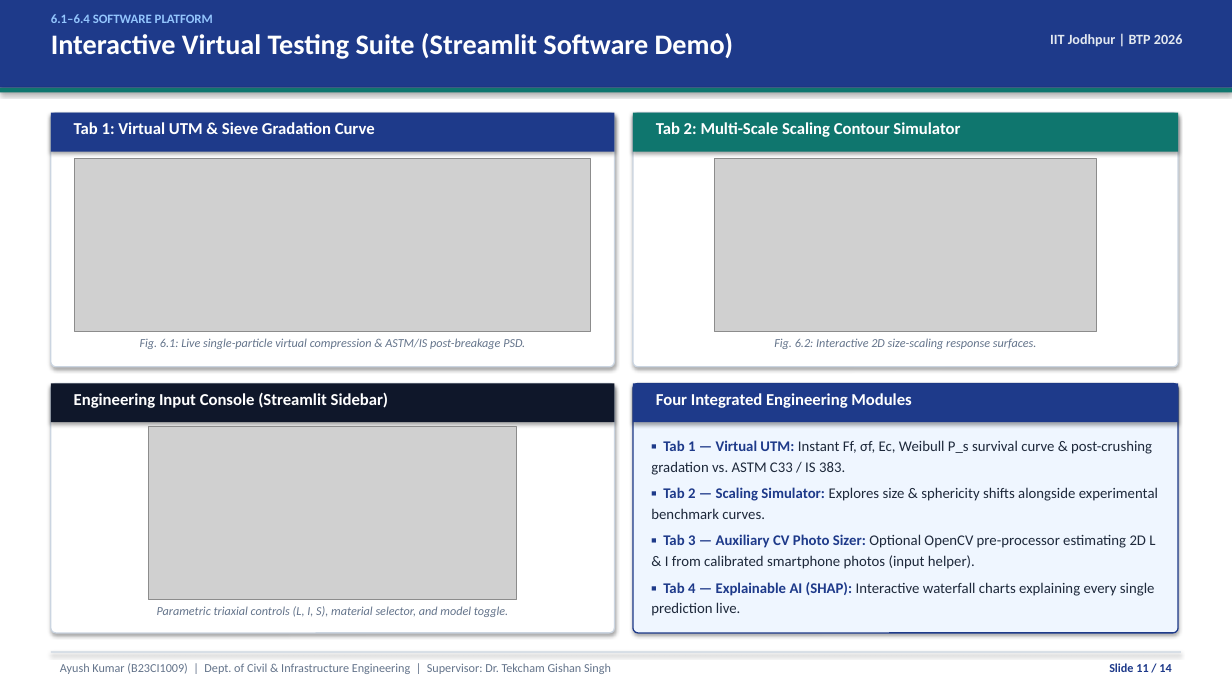
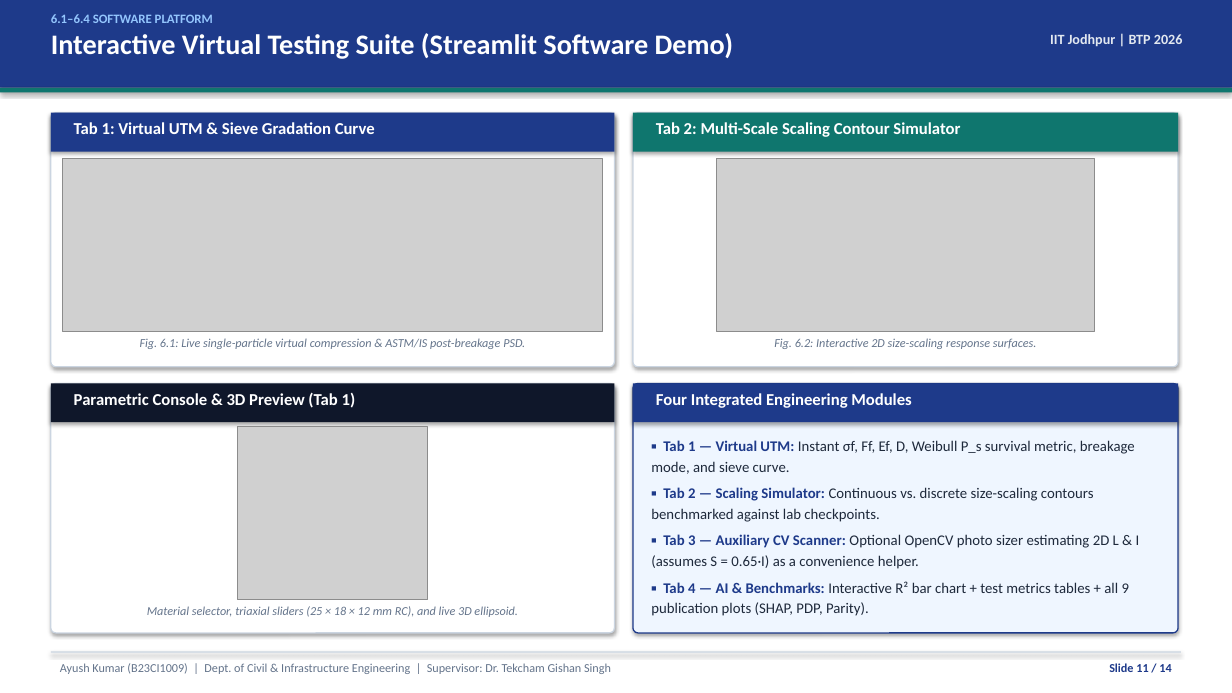
Before and after one commit to AyushhKumaar/BTP-Aggregate-ML, a slide deck: slide 11 of docs/BTP_IITJ_Presentation.pptx. Drawn at 1232x693 pixels with LibreOffice and Linux fonts; fonts in the diff are those of the drawing; grey boxes stand for pictures. Boxes give left, top, right and bottom in pixels: in the first picture for what was removed or moved away, otherwise in the second. Text is boxed around its words. In the diff, an @@ line names an element or a change of style, - is before the commit and + after.

Commit message:
Reconcile report (20p PDF / 21p DOCX), 14-slide PPT, TOC page sync, and live app screenshots

```diff
--- a/docs/BTP_IITJ_Presentation.pptx
+++ b/docs/BTP_IITJ_Presentation.pptx
@@ picture: place and size @@
-picture at box(75, 159, 591, 332)
+picture at box(63, 159, 603, 332)
@@ text at box(74, 392, 356, 408): text changed @@
-Engineering Input Console (Streamlit Sidebar)
+Parametric Console & 3D Preview (Tab 1)
@@ picture: place and size @@
-picture at box(149, 427, 518, 600)
+picture at box(238, 427, 428, 600)
@@ text at box(651, 440, 1140, 616): text changed @@
-▪ Tab 1 — Virtual UTM: Instant Ff, σf, Ec, Weibull P_s survival curve & post-crushing gradation vs. ASTM C33 / IS 383.
-▪ Tab 2 — Scaling Simulator: Explores size & sphericity shifts alongside experimental benchmark curves.
-▪ Tab 3 — Auxiliary CV Photo Sizer: Optional OpenCV pre-processor estimating 2D L & I from calibrated smartphone photos (input helper).
-▪ Tab 4 — Explainable AI (SHAP): Interactive waterfall charts explaining every single prediction live.
+▪ Tab 1 — Virtual UTM: Instant σf, Ff, Ef, D, Weibull P_s survival metric, breakage mode, and sieve curve.
+▪ Tab 2 — Scaling Simulator: Continuous vs. discrete size-scaling contours benchmarked against lab checkpoints.
+▪ Tab 3 — Auxiliary CV Scanner: Optional OpenCV photo sizer estimating 2D L & I (assumes S = 0.65·I) as a convenience helper.
+▪ Tab 4 — AI & Benchmarks: Interactive R² bar chart + test metrics tables + all 9 publication plots (SHAP, PDP, Parity).
@@ text at box(147, 606, 517, 617): text changed @@
-Parametric triaxial controls (L, I, S), material selector, and model toggle.
+Material selector, triaxial sliders (25 × 18 × 12 mm RC), and live 3D ellipsoid.
```
Also in this commit, not shown: 11 other slides changed, 11 other files.
